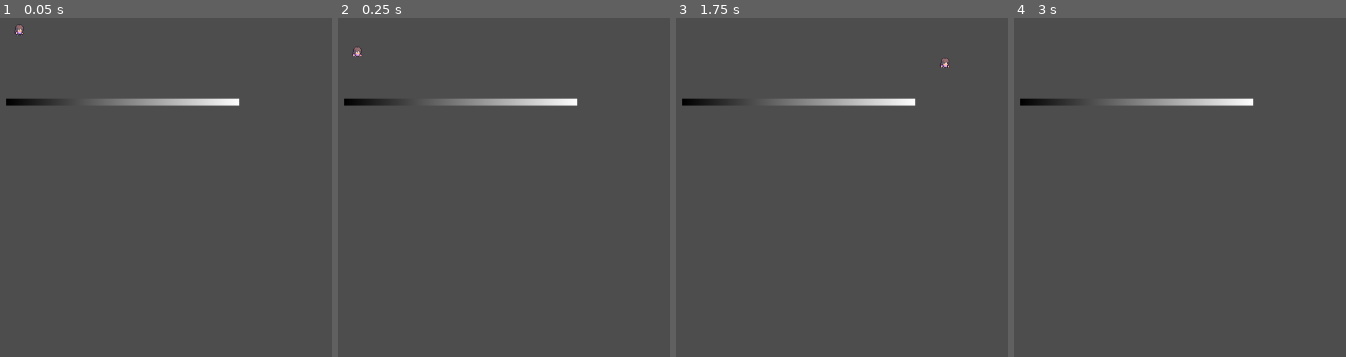
Above: before the commit, frames 1-4 (left to right).
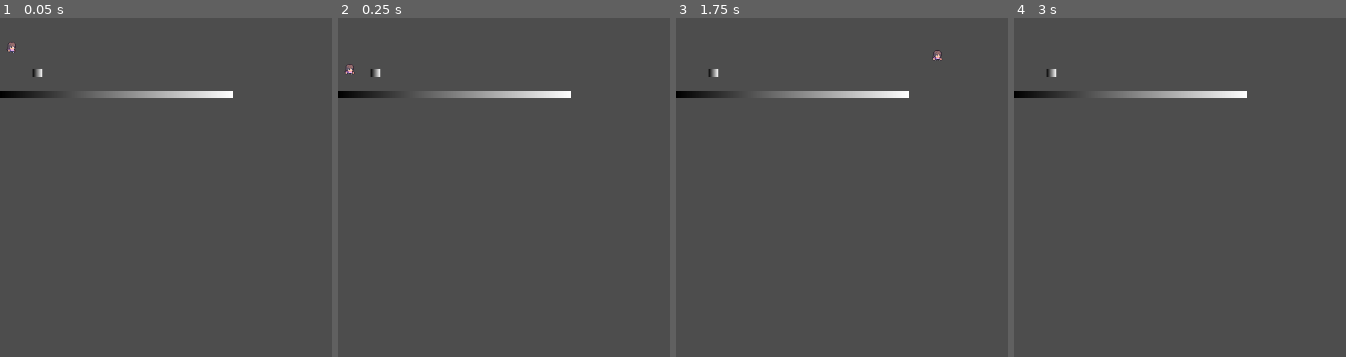
Above: after the commit, the same moments.

Repository: ajogerio/monkey-game
Game: Godot game, scene res://Scenes/player_scene.tscn
Same seed, same stepped clock (60 frames per second), same inputs: the game is played once before the commit and once after it.
Inputs:
- Up to frame 1 (0.05 s): no input
- Up to frame 2 (0.25 s): no input
- Up to frame 3 (1.75 s): tap Enter at 0.5 s; hold D (move_right) from 0.53 s (still down); tap W (jump) at 0.77, 1.52 s
- Up to frame 4 (3 s): tap Space at 2 s; release D (move_right) at 2.03 s; hold A (move_left) 2.03-2.78 s; tap Enter at 2.75 s; hold D (move_right) from 2.78 s (still down)

The runs differ from the first frame. In frame 1, 2.6% of the frame differs, in the area x 0-73%, y 2-26%; in frame 2, 2.6%; in frame 3, 2.6%, in the area x 0-83%, y 9-26%; in frame 4, 2.5%.

Commit message:
feat: add initial nodes for the bullets

Diff:
--- a/Scenes/player_scene.tscn
+++ b/Scenes/player_scene.tscn
@@ -54,11 +54,20 @@
 width = 336
 height = 10
 
+[sub_resource type="Gradient" id="Gradient_j8m7e"]
+
+[sub_resource type="GradientTexture2D" id="GradientTexture2D_mfe1m"]
+gradient = SubResource("Gradient_j8m7e")
+
+[sub_resource type="CircleShape2D" id="CircleShape2D_o4n0b"]
+
 [node name="Player Scene" type="Node2D"]
-position = Vector2(27, 37)
+position = Vector2(232, 57)
 
 [node name="Player" type="CharacterBody2D" parent="."]
+position = Vector2(-216, 5)
 script = ExtResource("1_olb5b")
+metadata/_edit_group_ = true
 
 [node name="Sprite2D" type="Sprite2D" parent="Player"]
 texture_filter = 1
@@ -75,11 +84,25 @@
 shape = SubResource("RectangleShape2D_3laj3")
 
 [node name="Floor" type="StaticBody2D" parent="."]
+position = Vector2(-63, 75)
+metadata/_edit_group_ = true
 
 [node name="CollisionShape2D" type="CollisionShape2D" parent="Floor"]
-position = Vector2(151, 105.5)
+position = Vector2(0, -0.5)
 shape = SubResource("RectangleShape2D_80rkq")
 
 [node name="Sprite2D" type="Sprite2D" parent="Floor"]
-position = Vector2(150, 106)
+position = Vector2(-1, 0)
 texture = SubResource("GradientTexture2D_k6lgg")
+
+[node name="Area2D" type="Area2D" parent="."]
+position = Vector2(-178, 44)
+metadata/_edit_group_ = true
+
+[node name="Sprite2D" type="Sprite2D" parent="Area2D"]
+position = Vector2(2.26498e-06, 0)
+scale = Vector2(0.21875, 0.1875)
+texture = SubResource("GradientTexture2D_mfe1m")
+
+[node name="CollisionShape2D" type="CollisionShape2D" parent="Area2D"]
+shape = SubResource("CircleShape2D_o4n0b")
Not shown: 1 places in Scenes/player_scene.tscn that only renumber resources
